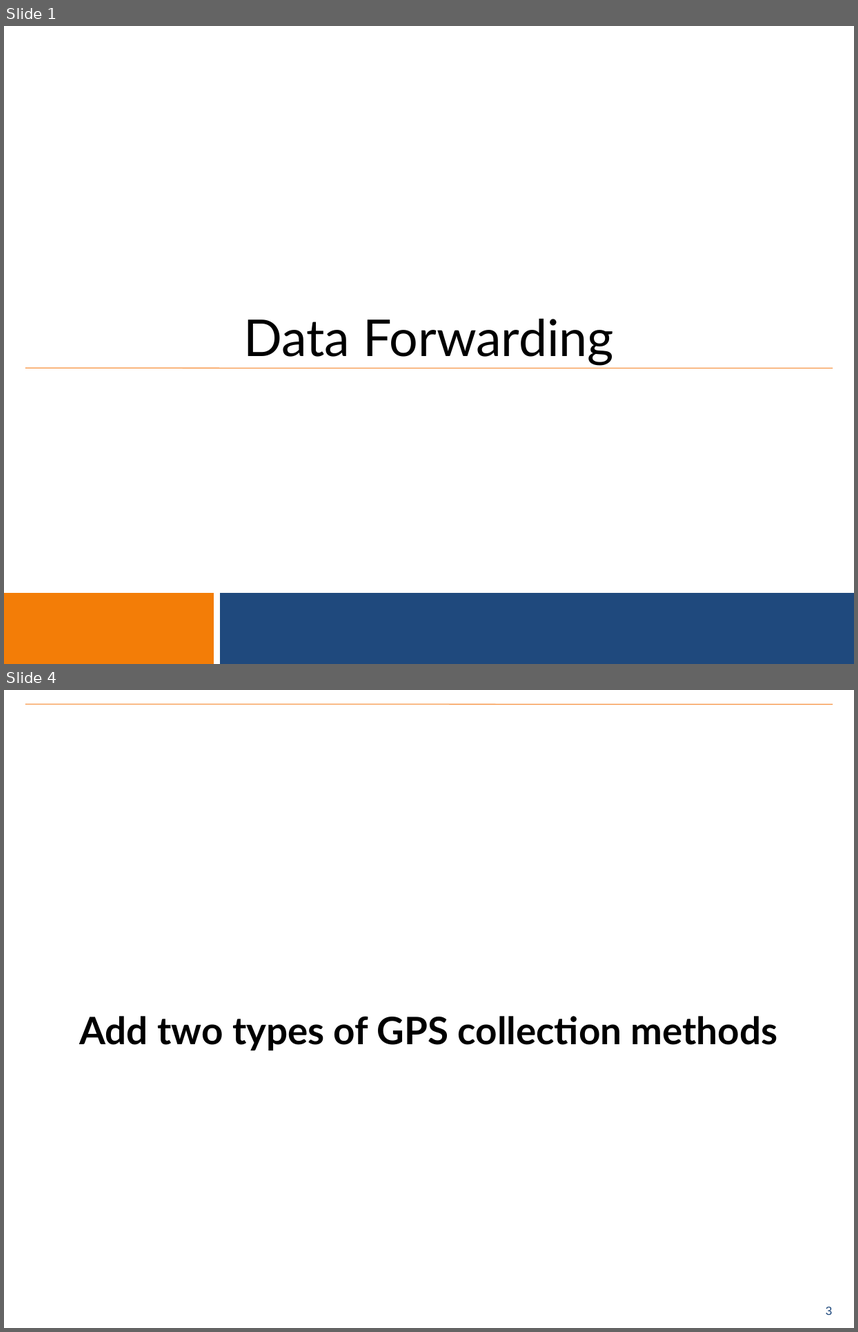
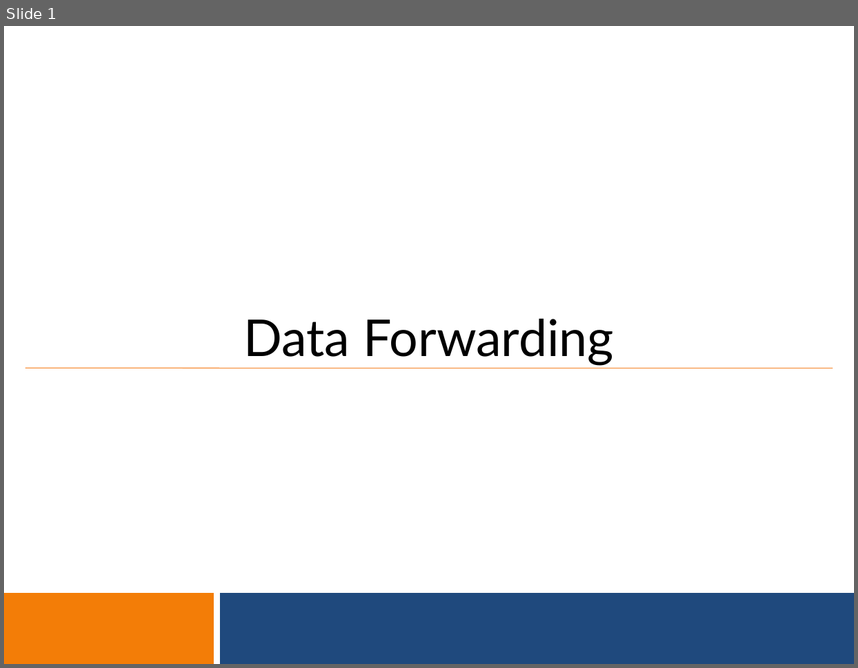
Before and after one commit to benrudolph/exi-training, a slide deck: DataForwarding/data_forwarding.pptx. Shown one above the other, each under a label of ours: slides 1 and 4 before the commit, slide 1 after it; the slides between them are not shown. The pictures are 858x1332 and 858x668 pixels, drawn with LibreOffice and Linux fonts; fonts in the diff are those of the drawing; background and template pictures are left out. Boxes give left, top, right and bottom in pixels: in the first picture for what was removed or moved away, otherwise in the second. Text is boxed around its words. In the diff, an @@ line names an element or a change of style, - is before the commit and + after.

```diff
--- a/DataForwarding/data_forwarding.pptx
+++ b/DataForwarding/data_forwarding.pptx
@@ slide 4 removed at [4,690,854,1328], background #FFFFFF; not listed: 1 template element that a slide beside it also shows @@
@@ line removed from (25, 704) to (833, 704) @@
@@ title removed at [79,1016,778,1051] @@
-Add two types of GPS collection methods
```
Also in this commit, not shown: 7 slides added, 2 other slides removed, 10 other files.
